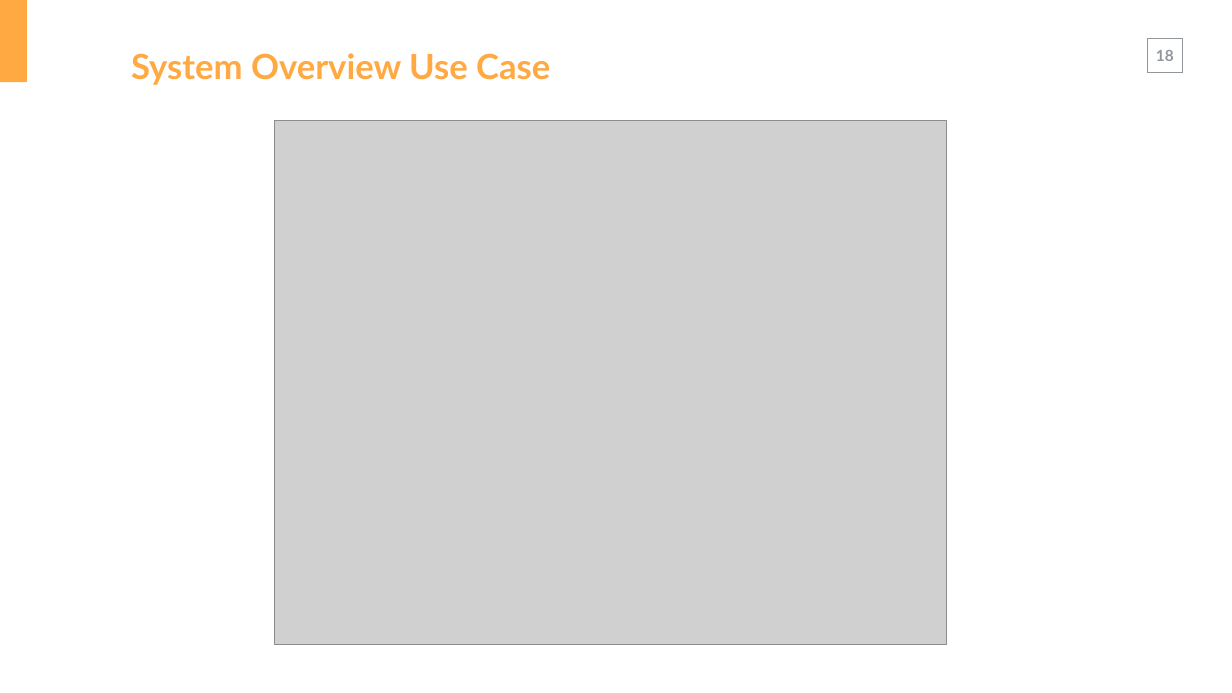
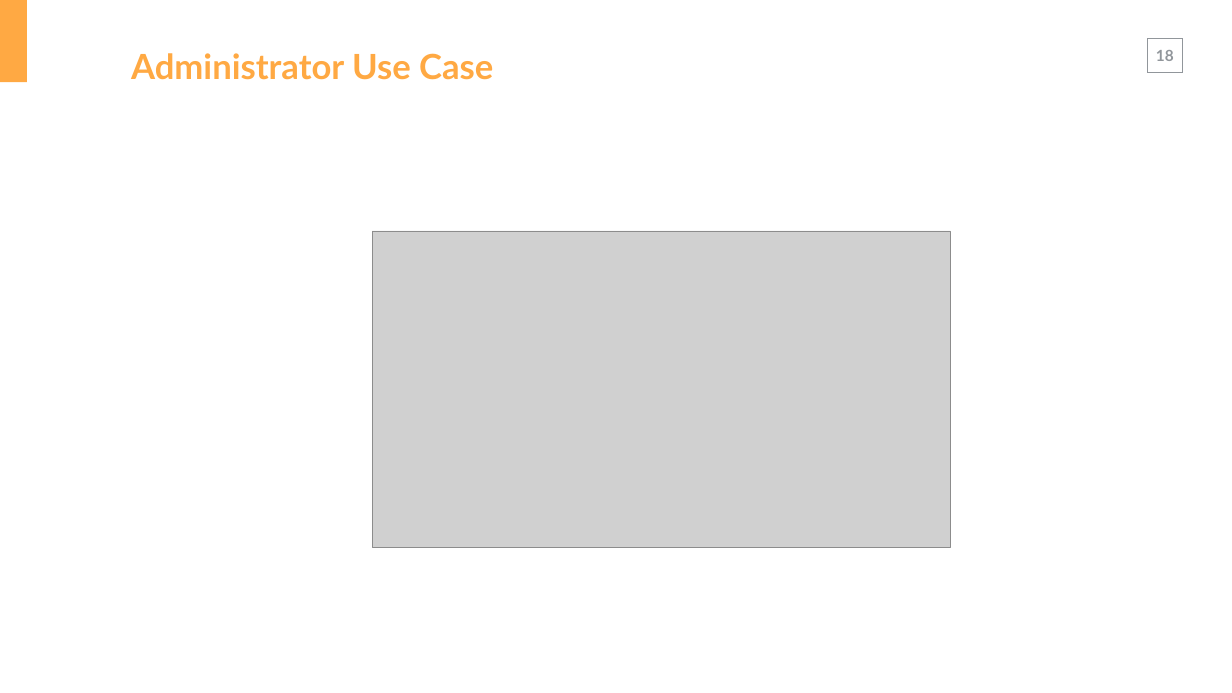
Before and after one commit to HiepBP/-FPT-CAPSTONE-PGSS, a slide deck: slide 18 of Common/Reports/Report 3.pptx. Drawn at 1232x693 pixels with LibreOffice and Linux fonts; fonts in the diff are those of the drawing; grey boxes stand for pictures. Boxes give left, top, right and bottom in pixels: in the first picture for what was removed or moved away, otherwise in the second. Text is boxed around its words. In the diff, an @@ line names an element or a change of style, - is before the commit and + after.

```diff
--- a/Common/Reports/Report 3.pptx
+++ b/Common/Reports/Report 3.pptx
@@ text at (131,53,493,80): text changed @@
-    System Overview Use Case
+    Administrator Use Case
@@ picture: place and size @@
-picture at (274,121,946,645)
+picture at (372,231,950,548)
```
Also in this commit, not shown: 3 other slides changed.
